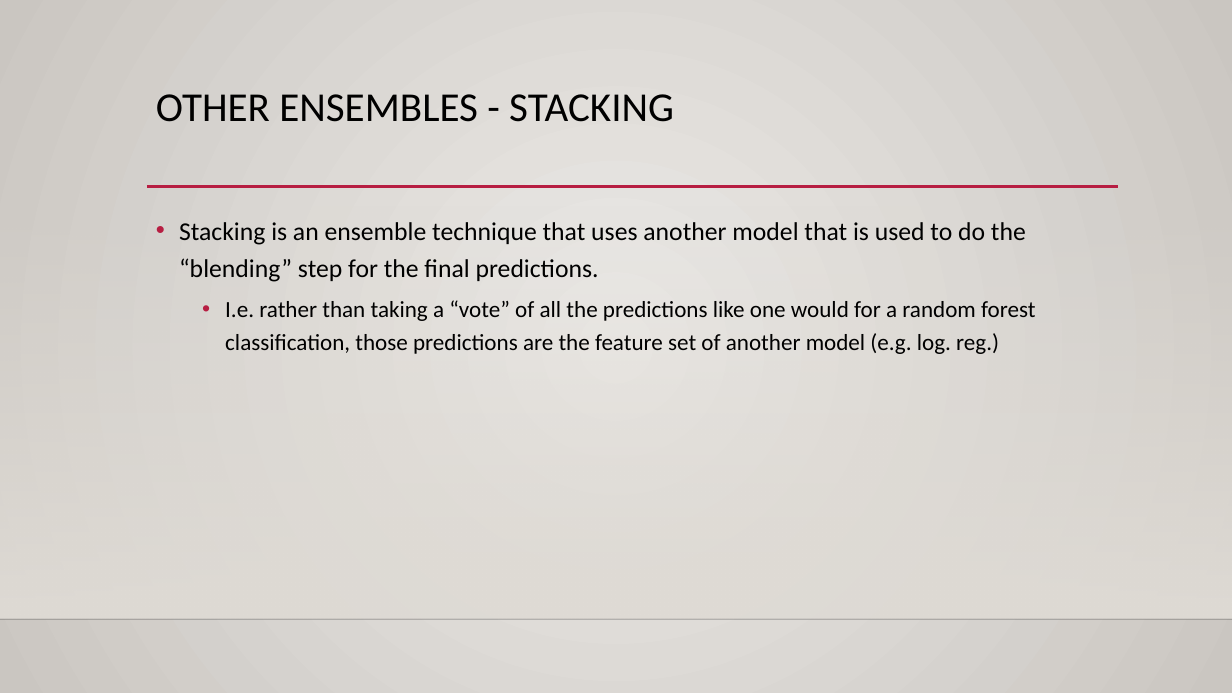
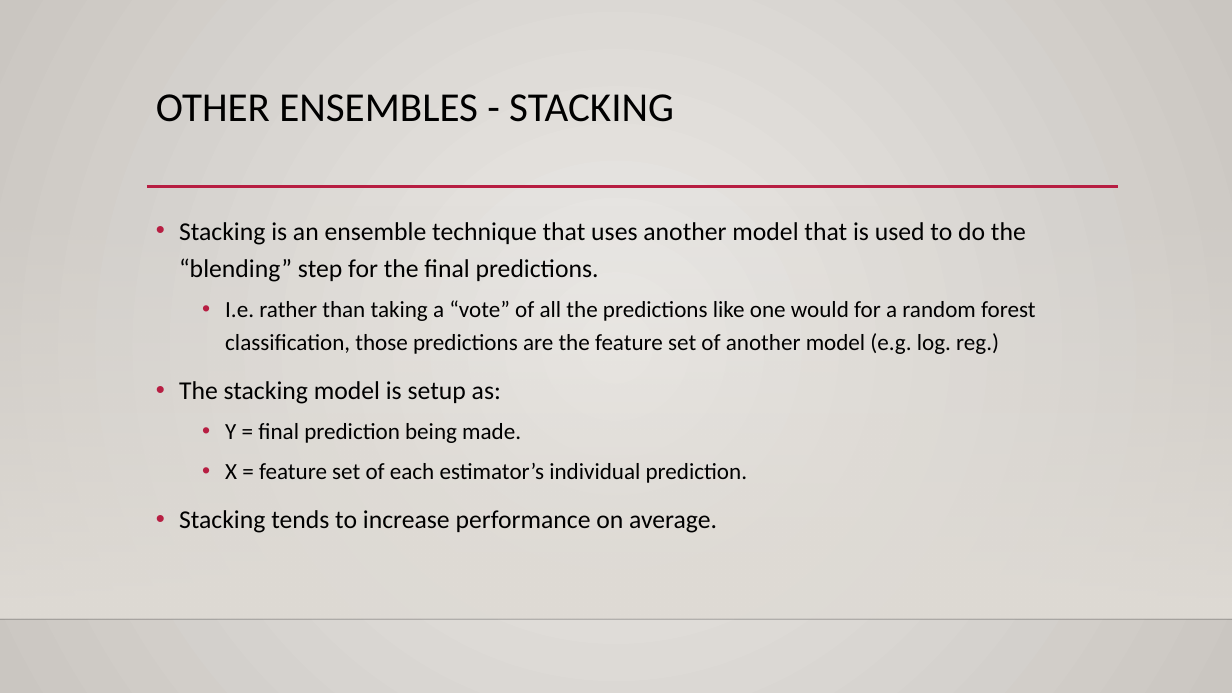
Before and after one commit to allyryry/3950_Workbooks, a slide deck: slide 17 of reference_content/Slides/boosting.pptx (slide 15 before the commit). Drawn at 1232x693 pixels with LibreOffice and Linux fonts; fonts in the diff are those of the drawing; background and template pictures are left out. Boxes give left, top, right and bottom in pixels: in the first picture for what was removed or moved away, otherwise in the second. Text is boxed around its words. In the diff, an @@ line names an element or a change of style, - is before the commit and + after.

```diff
--- a/reference_content/Slides/boosting.pptx
+++ b/reference_content/Slides/boosting.pptx
@@ text at (x1=179, y1=381, x2=747, y2=533): paragraphs added @@
+• The stacking model is setup as:
+  • Y = final prediction being made.
+  • X = feature set of each estimator’s individual prediction.
+• Stacking tends to increase performance on average.
```
Also in this commit, not shown: 5 other slides changed, 4 slides added, 1 slide removed, 3 other files.
